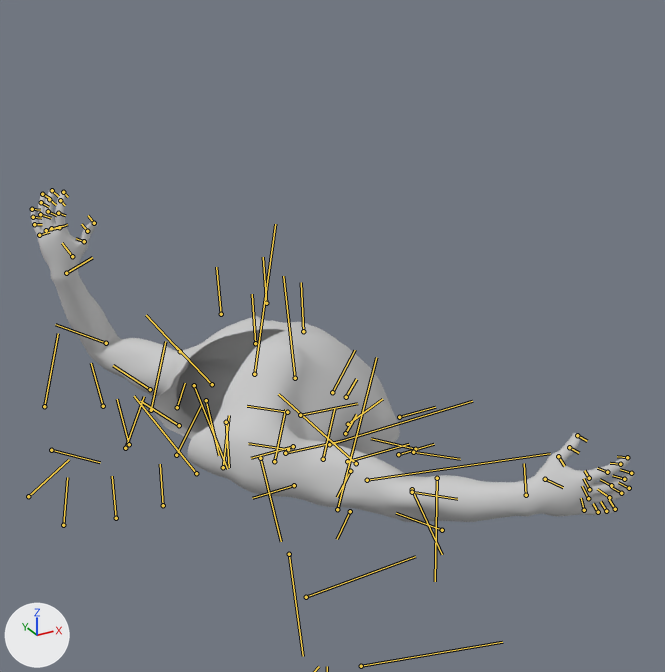
A saved change to the FBX model Character/Skin/Fbx/Skin_Male_Body_0.fbx.
The view is the same before and after, from a camera (50 mm lens) standing at (-0.921, -1.6, 2.097) and looking at (-0.1, -0.107, 1.35). The lights are fixed; the arrows at lower left show +X, +Y and +Z. Both versions are drawn at frame 31 of the action 'Take 001'; the numbers are the values there. The bones that bend it are drawn over the model as lines.

The first picture shows 'Male_Body_0', 'Male_Hand_0'.
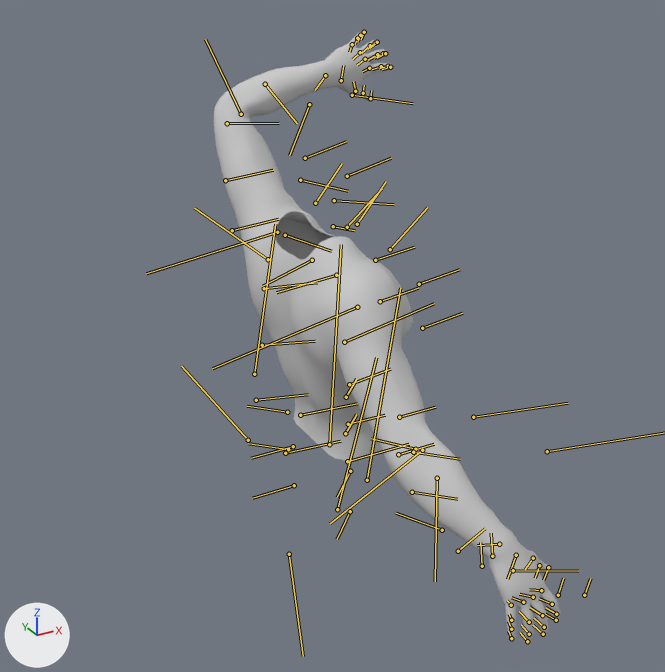
Location of each change, [x1, y1, x2, y2] in pixels of the pictures (665 x 672 px):
'Male_Body_0', posed (38% narrower, 102% taller): before [57, 285, 509, 522]; after [214, 65, 496, 545]
'Male_Hand_0', posed (58% narrower, 86% taller): before [30, 189, 635, 517]; after [308, 31, 560, 642]
bone 'Bip001 Spine', root to tip: before (348, 424) to (382, 399); after (348, 424) to (385, 415)
bone 'Bip001 Spine1', root to tip: before (332, 392) to (355, 350); after (349, 384) to (390, 369)
bone 'Bip001 Spine2', root to tip: before (295, 378) to (283, 276); after (344, 342) to (434, 303)
bone 'Bip001 L Clavicle', root to tip: before (206, 400) to (219, 455); after (312, 260) to (262, 286)

Patch to the scene script:
```diff
--- a/Character/Skin/Fbx/Skin_Male_Body_0.fbx.py
+++ b/Character/Skin/Fbx/Skin_Male_Body_0.fbx.py
@@ bone_bip001_spine @@
 bone_bip001_spine = bpy.data.objects['Bip001'].pose.bones['Bip001 Spine']  # child of 'Bip001 Pelvis'
-bone_bip001_spine.rotation_quaternion = (0.974, 0.0, 0.0, -0.227)  # degrees (0, 0, -26)
+bone_bip001_spine.rotation_quaternion = (1.0, 0.0, 0.0, 0.0)  # degrees (0, 0, 0)
@@ bone_bip001_spine1 @@
 bone_bip001_spine1 = bpy.data.objects['Bip001'].pose.bones['Bip001 Spine1']  # child of 'Bip001 Spine'
-bone_bip001_spine1.rotation_quaternion = (0.978, 0.0, 0.0, -0.21)  # degrees (0, 0, -24)
+bone_bip001_spine1.rotation_quaternion = (1.0, 0.0, 0.0, 0.0)  # degrees (0, 0, 0)
@@ bone_bip001_spine2 @@
 bone_bip001_spine2 = bpy.data.objects['Bip001'].pose.bones['Bip001 Spine2']  # child of 'Bip001 Spine1'
-bone_bip001_spine2.rotation_quaternion = (0.956, 0.0, 0.0, -0.292)  # degrees (0, 0, -34)
+bone_bip001_spine2.rotation_quaternion = (1.0, 0.0, 0.0, 0.0)  # degrees (0, 0, 0)
@@ bone_bip001_l_clavicle @@
 bone_bip001_l_clavicle = bpy.data.objects['Bip001'].pose.bones['Bip001 L Clavicle']  # child of 'Bip001 Spine2'
-bone_bip001_l_clavicle.rotation_quaternion = (1.0, 0.0, 0.0, 0.0)  # degrees (0, 0, 0)
+bone_bip001_l_clavicle.rotation_quaternion = (0.977, -0.037, -0.205, -0.047)  # degrees (-3, -24, -5)
```
